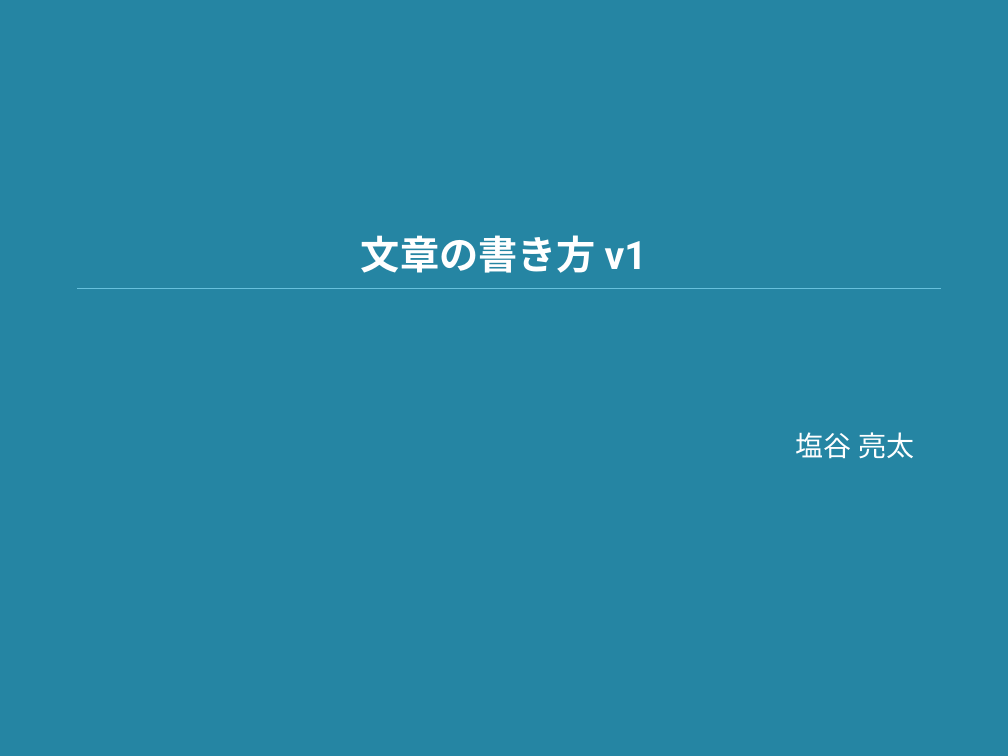
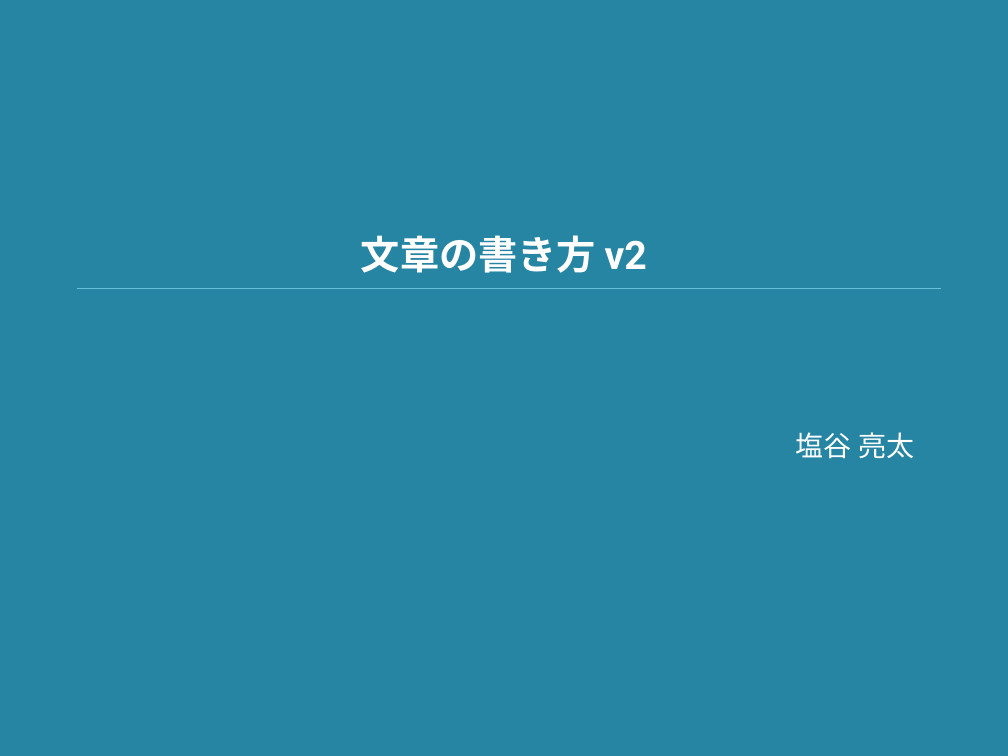
Before and after one commit to shioya-lab/how-to, a slide deck: slide 1 of writing.pptx. Drawn at 1008x756 pixels with LibreOffice and Linux fonts; fonts in the diff are those of the drawing. Boxes give left, top, right and bottom in pixels: in the first picture for what was removed or moved away, otherwise in the second. Text is boxed around its words. In the diff, an @@ line names an element or a change of style, - is before the commit and + after.

```diff
--- a/writing.pptx
+++ b/writing.pptx
@@ title at [361,235,647,273]: text changed @@
-文章の書き方 v1
+文章の書き方 v2
```
Also in this commit, not shown: 4 slides added.
